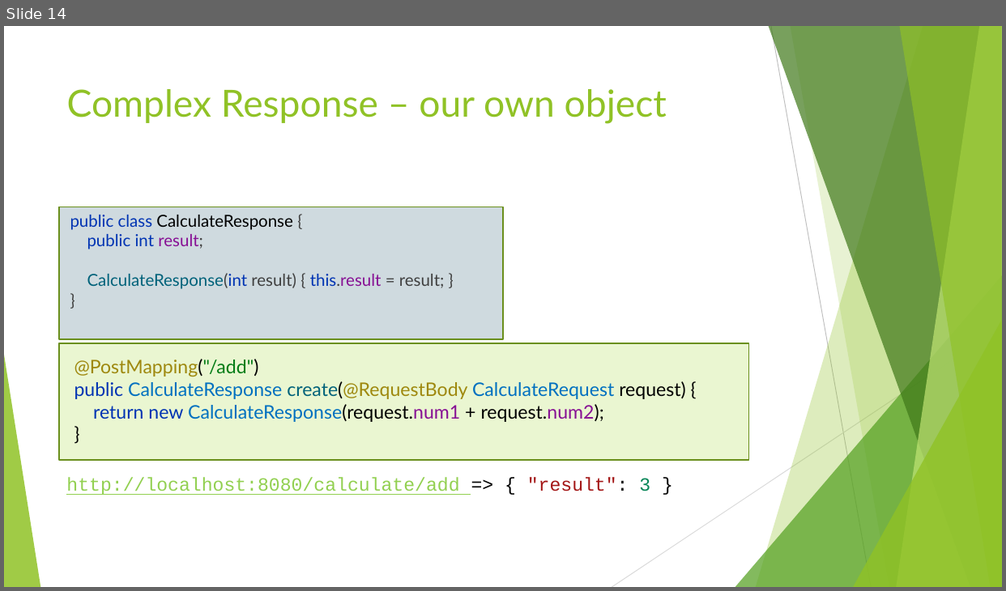
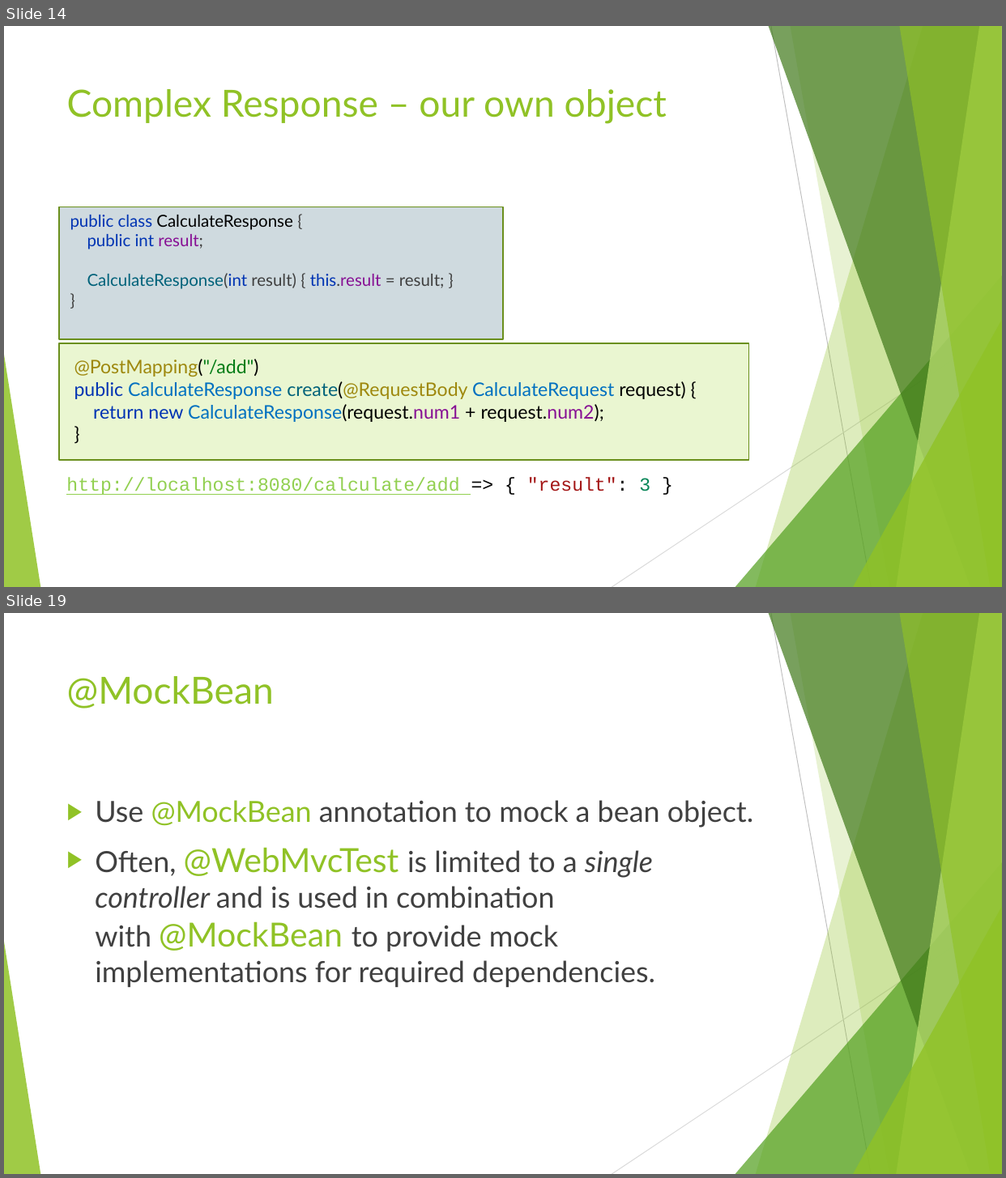
Before and after one commit to ybensman/SpringMicroserviceDemo, a slide deck: Spring_Beginners_2_SpringBootForMS.pptx. Shown one above the other, each under a label of ours: slide 14 before the commit, slides 14 and 19 after it; the slides between them are not shown. The pictures are 1006x591 and 1006x1178 pixels, drawn with LibreOffice and Linux fonts; fonts in the diff are those of the drawing. Boxes give left, top, right and bottom in pixels: in the first picture for what was removed or moved away, otherwise in the second. Text is boxed around its words. In the diff, an @@ line names an element or a change of style, - is before the commit and + after.

```diff
--- a/Spring_Beginners_2_SpringBootForMS.pptx
+++ b/Spring_Beginners_2_SpringBootForMS.pptx
@@ slide 19 added at (4,613,1002,1174), background #FFFFFF; not listed: 10 template elements that a slide beside it also shows @@
@@ title added at (67,676,274,709), 36 pt, text #90C226 @@
+@MockBean
@@ text added at (95,800,753,987), 28 pt, text #404040 @@
+▶ Use @MockBean annotation to mock a bean object.
+▶ Often, @WebMvcTest is limited to a single controller and is used in combination with @MockBean to provide mock implementations for required dependencies.
```
Also in this commit, not shown: 12 slides changed.
